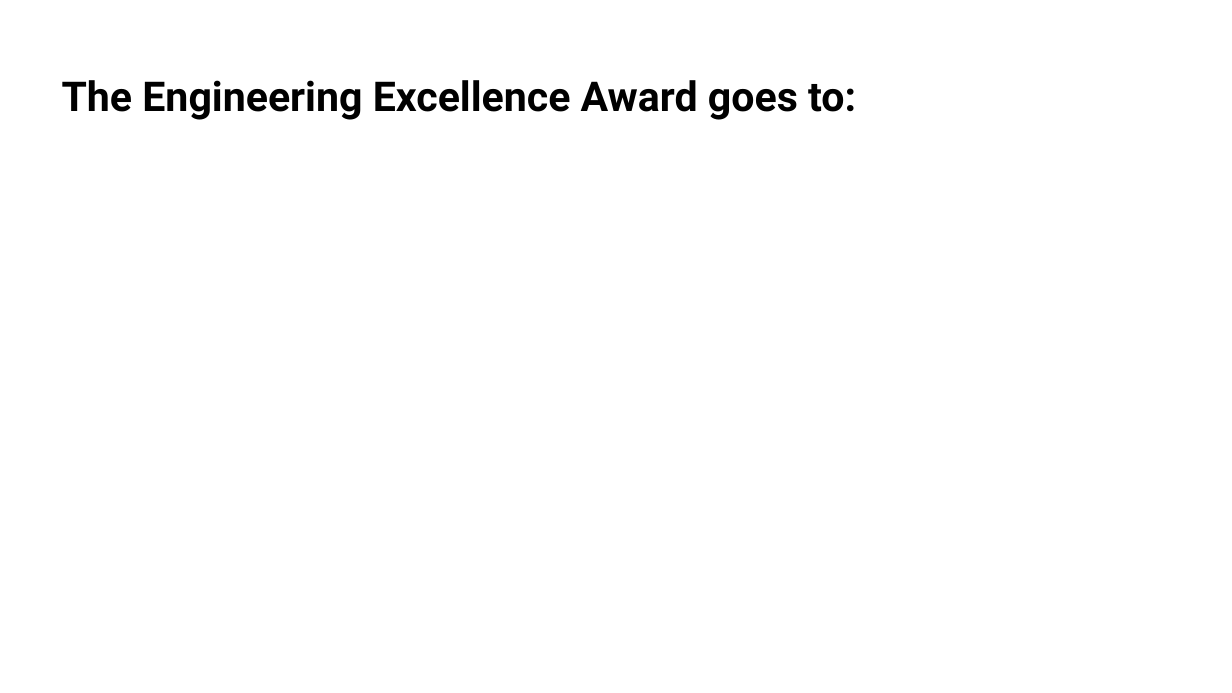
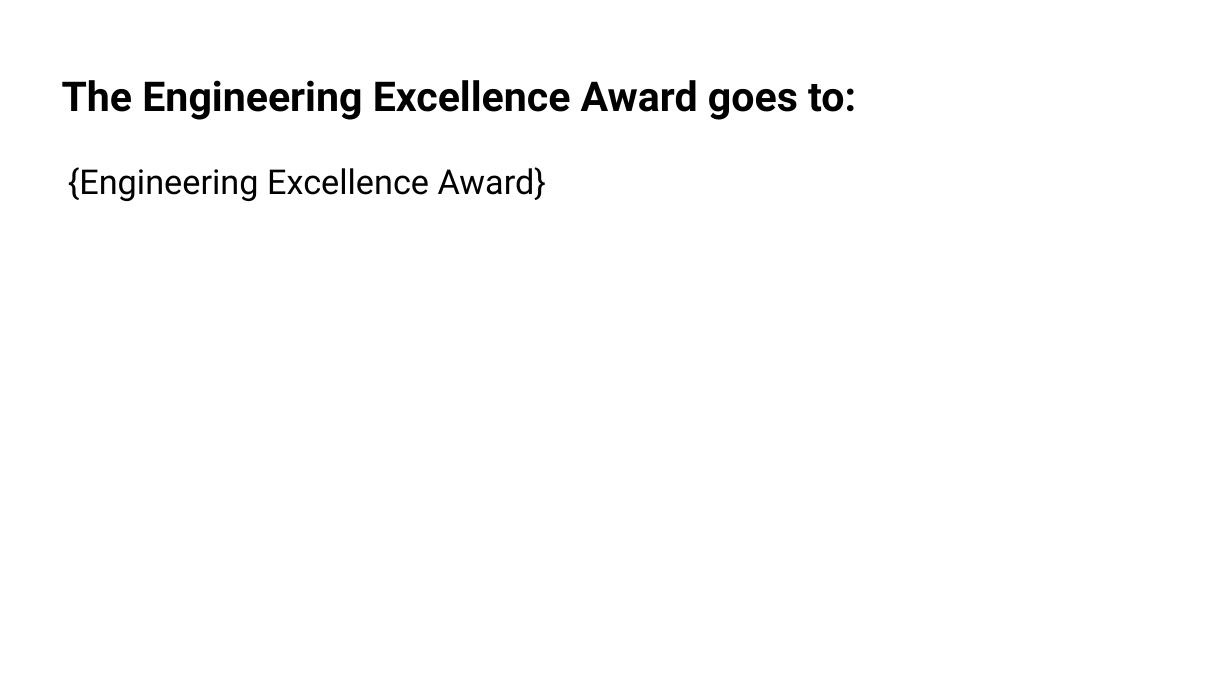
Before and after one commit to bpmerkel/FLLSlides, a slide deck: slide 30 of Api/Templates/Awards Ceremony.pptx. Drawn at 1232x693 pixels with LibreOffice and Linux fonts; fonts in the diff are those of the drawing; background and template pictures are left out. Boxes give left, top, right and bottom in pixels: in the first picture for what was removed or moved away, otherwise in the second. Text is boxed around its words. In the diff, an @@ line names an element or a change of style, - is before the commit and + after.

```diff
--- a/Api/Templates/Awards Ceremony.pptx
+++ b/Api/Templates/Awards Ceremony.pptx
@@ text added at (68,167,546,201), 20 pt, text #000000 @@
+{Engineering Excellence Award}
```
Also in this commit, not shown: 12 other slides changed, 4 other files.
